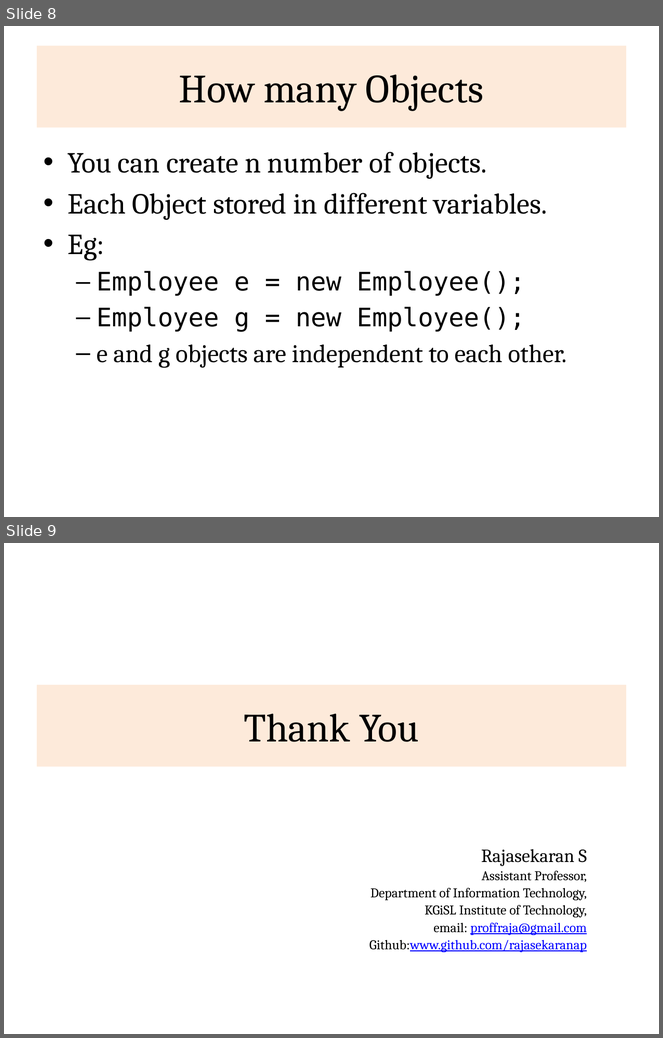
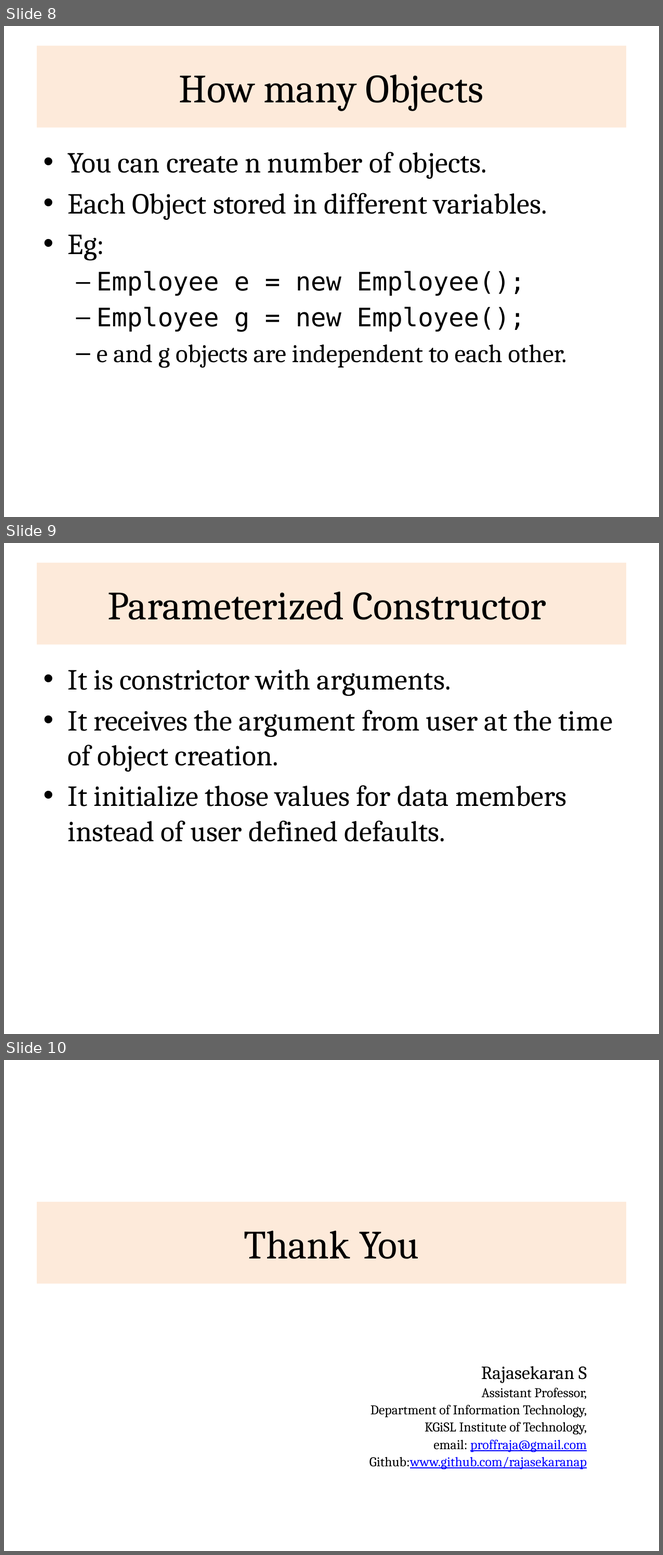
Before and after one commit to rajasekaran36/CS8392-OOPS, a slide deck: Slides/Unit 1/CS8392-U1-8-Constrctor.pptx. Shown one above the other, each under a label of ours: slides 8 and 9 before the commit, slides 8, 9 and 10 after it. The pictures are 663x1038 and 663x1555 pixels, drawn with LibreOffice and Linux fonts; fonts in the diff are those of the drawing. Boxes give left, top, right and bottom in pixels: in the first picture for what was removed or moved away, otherwise in the second. Text is boxed around its words. In the diff, an @@ line names an element or a change of style, - is before the commit and + after.

```diff
--- a/Slides/Unit 1/CS8392-U1-8-Constrctor.pptx
+++ b/Slides/Unit 1/CS8392-U1-8-Constrctor.pptx
@@ slide 9 added at <box>4,543,659,1034</box>, background #FFFFFF @@
@@ title added at <box>37,563,626,644</box>, fill #FDEADA, 44 pt, text #000000 @@
+Parameterized Constructor
@@ text added at <box>68,669,613,842</box>, 32 pt, text #000000 @@
+• It is constrictor with arguments.
+• It receives the argument from user at the time of object creation.
+• It initialize those values for data members instead of user defined defaults.
@@ what was slide 9 is now slide 10 @@
```
Also in this commit, not shown: 1 slide changed, 21 other files.
